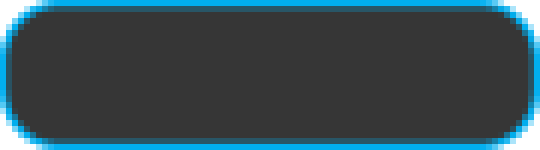
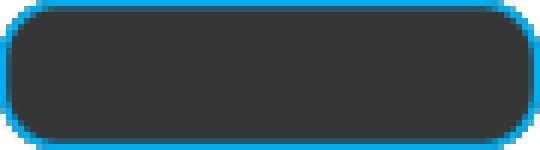
Comparing the layer stacks of the two 540 x 150 images. Changes:
showed "Hover" over [0, 0, 540, 150]
showed "Button" over [0, 0, 540, 150]
